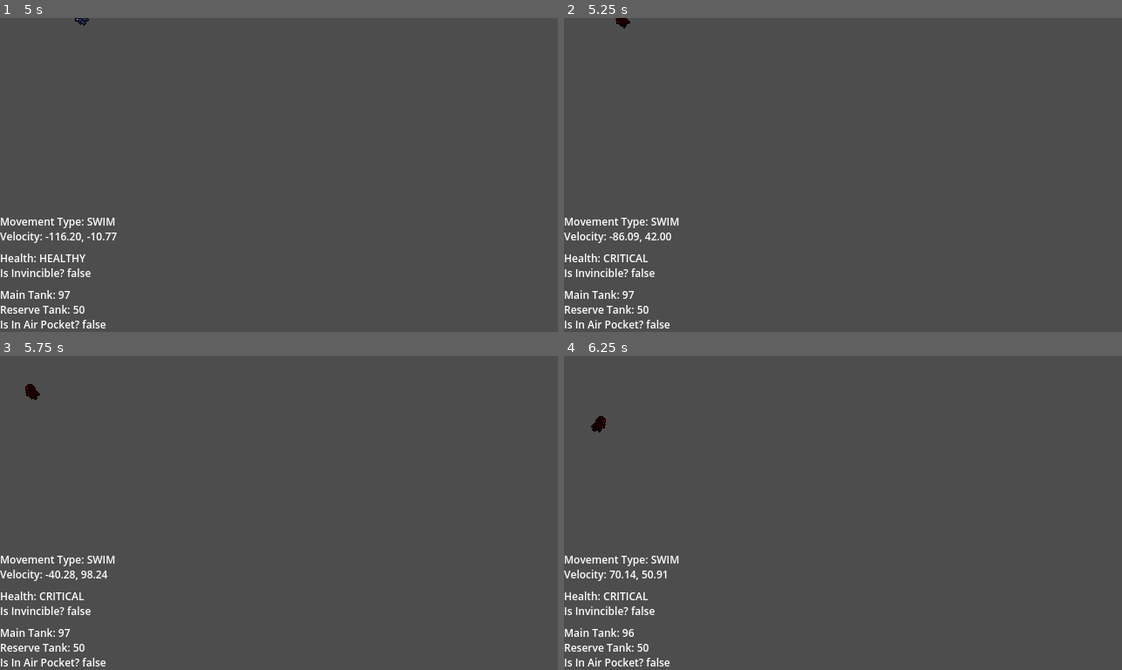
Above: before the commit, frames 1-4 (two rows, left to right).
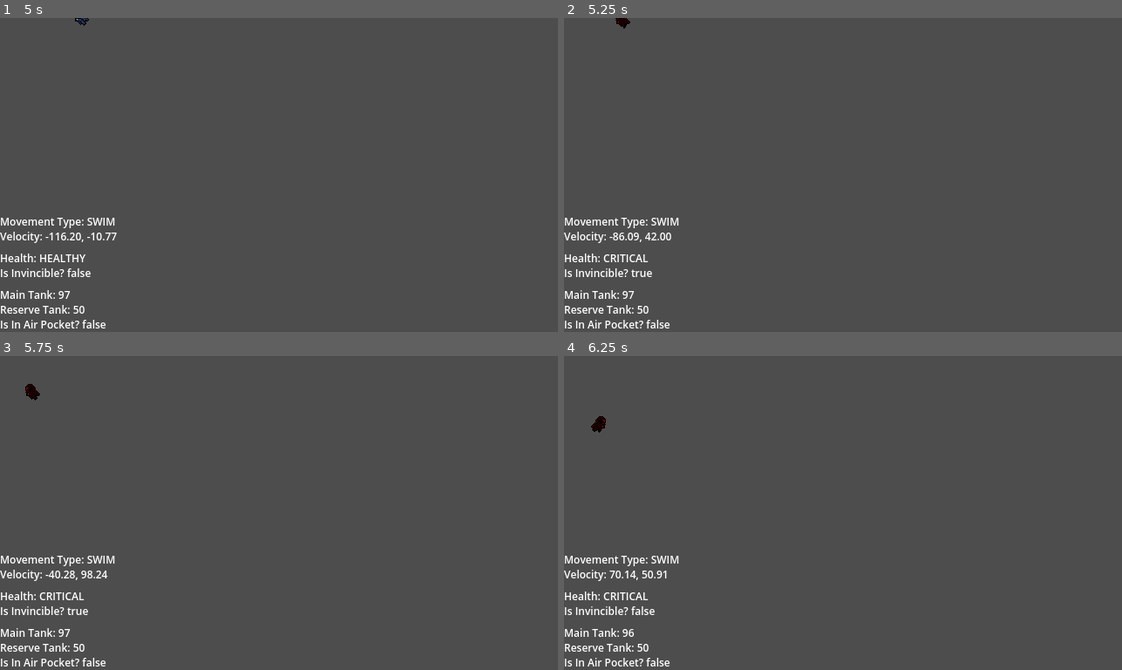
Above: after the commit, the same moments.

Repository: Absolute-Cinema-GameDev/callisto-game
Game: Godot game, scene res://scenes/entities/player/player.tscn
Same seed, same stepped clock (60 frames per second), same inputs: the game is played once before the commit and once after it. This scene is started directly instead of the project's main scene.
Inputs:
- Up to frame 1 (5 s): tap Enter at 0.5 s; hold D (move_right) 0.53-1.28 s; hold Space (interact) 0.53-1.28 s; hold S (move_down) 1.28-2.03 s; tap Space (interact) at 1.35, 2.85, 4.35 s; hold D (move_right) 2.03-2.78 s; hold Space (interact) 2.03-2.78 s; hold W (move_up) 2.78-3.53 s; hold Space (interact) 3.53-4.28 s; hold A (move_left) from 3.53 s (still down)
- Up to frame 2 (5.25 s): release A (move_left) at 5.03 s; hold S (move_down) from 5.03 s (still down); hold Space (interact) from 5.03 s (still down)
- Up to frame 3 (5.75 s): keep holding S (move_down); keep holding Space (interact)
- Up to frame 4 (6.25 s): release S (move_down) at 5.78 s; release Space (interact) at 5.78 s; hold D (move_right) from 5.78 s (still down); tap Space (interact) at 5.85 s

Frame 1 is identical in both runs. In frame 2, less than 0.1% of the frame differs, in the area x 12-17%, y 79-83%; in frame 3, less than 0.1%; in frame 4, nothing differs.

Commit message:
refactor: follow changed variable name from Player

Diff:
--- a/scenes/entities/player/player.tscn
+++ b/scenes/entities/player/player.tscn
@@ -277,7 +277,7 @@
 [connection signal="health_changed" from="." to="." method="_on_health_changed"]
 [connection signal="health_changed" from="." to="DebugHUD/HUDBase" method="_on_player_health_changed"]
 [connection signal="is_in_airpocket_changed" from="." to="DebugHUD/HUDBase" method="_on_player_is_in_airpocket_changed"]
-[connection signal="is_invincibile_changed" from="." to="DebugHUD/HUDBase" method="_on_player_is_invincibile_changed"]
+[connection signal="is_invincible_changed" from="." to="DebugHUD/HUDBase" method="_on_player_is_invincible_changed"]
 [connection signal="main_oxygen_changed" from="." to="DebugHUD/HUDBase" method="_on_player_main_oxygen_changed"]
 [connection signal="movement_type_changed" from="." to="DebugHUD/HUDBase" method="_on_player_movement_type_changed"]
 [connection signal="reserve_oxygen_changed" from="." to="DebugHUD/HUDBase" method="_on_player_reserve_oxygen_changed"]
--- a/scenes/entities/player/player_debug_hud.gd
+++ b/scenes/entities/player/player_debug_hud.gd
@@ -41,7 +41,7 @@
 	health_label.text = "Health: " + str(Player.HealthStatus.keys()[value])
 
 
-func _on_player_is_invincibile_changed(value) -> void:
+func _on_player_is_invincible_changed(value) -> void:
 	invincible_label.text = "Is Invincible? " + str(value)
 
 
